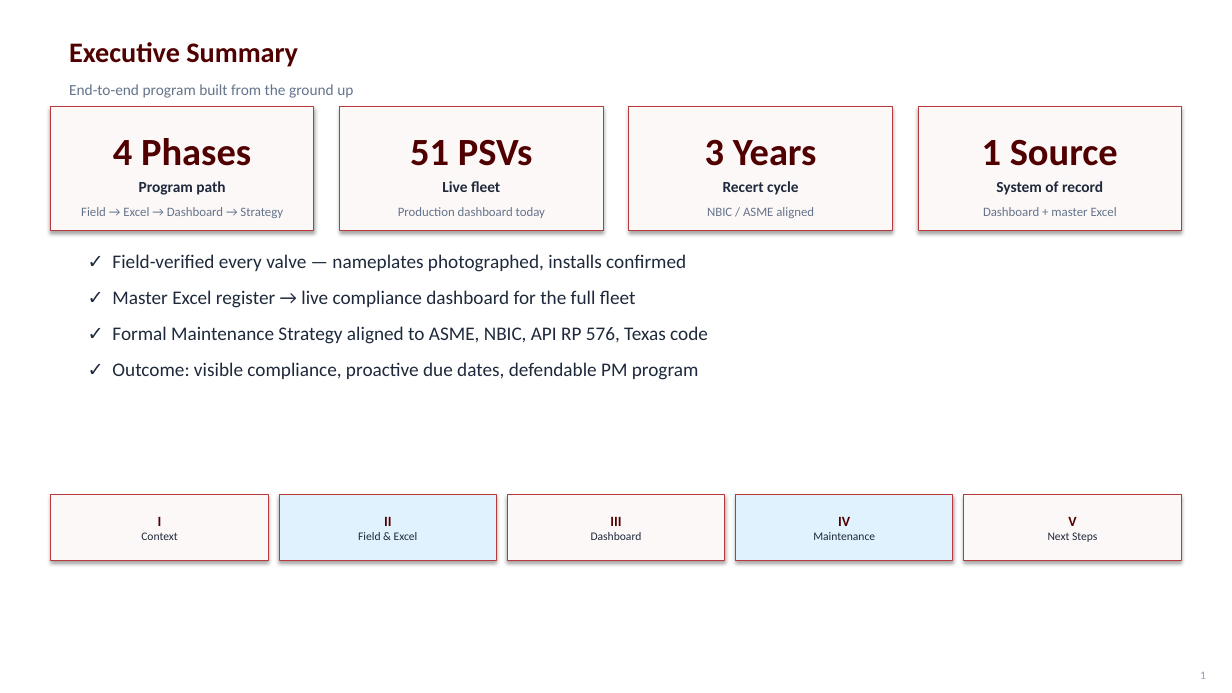
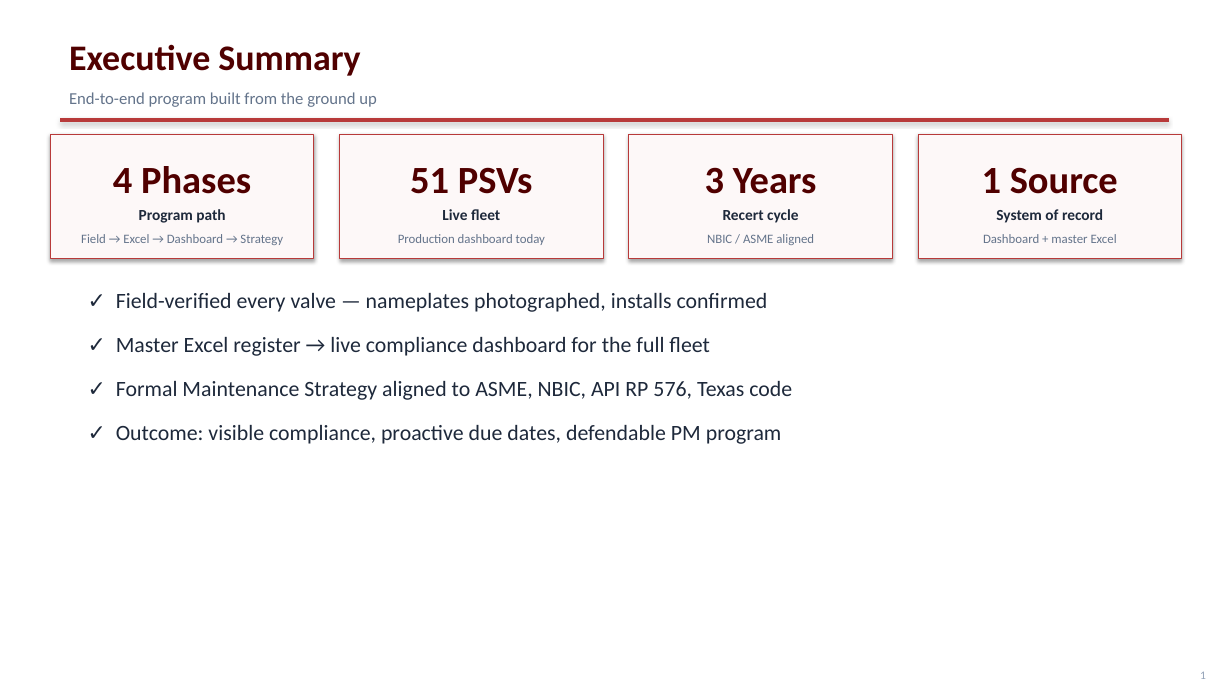
Before and after one commit to stavan12-a11y/PSV-Compliance-Tracking-Dashboard, a slide deck: slide 2 of docs/presentation/UES-Steam-Safety-Program.pptx. Drawn at 1232x693 pixels with LibreOffice and Linux fonts; fonts in the diff are those of the drawing. Boxes give left, top, right and bottom in pixels: in the first picture for what was removed or moved away, otherwise in the second. Text is boxed around its words. In the diff, an @@ line names an element or a change of style, - is before the commit and + after.

```diff
--- a/docs/presentation/UES-Steam-Safety-Program.pptx
+++ b/docs/presentation/UES-Steam-Safety-Program.pptx
@@ text "Executive Summary" at (x1=69, y1=44, x2=360, y2=76): size 22 to 28 pt @@
@@ text "End-to-end program built from the ..." moved from (x1=69, y1=84, x2=353, y2=98) to (x1=69, y1=92, x2=376, y2=107) @@
@@ text "End-to-end program built from the ..." at (x1=69, y1=92, x2=376, y2=107): size 12 to 13 pt @@
@@ rectangle added at (x1=60, y1=118, x2=1169, y2=122), fill #B83A3A @@
@@ 8 texts, 4 rectangles moved together from (x1=51, y1=106, x2=1182, y2=231) to (x1=51, y1=134, x2=1182, y2=259) @@
@@ 4 texts moved together from (x1=81, y1=207, x2=1117, y2=218) to (x1=81, y1=234, x2=1117, y2=245) @@
@@ text "✓ Field-verified every valve — ..." moved from (x1=112, y1=254, x2=708, y2=380) to (x1=116, y1=293, x2=792, y2=444) @@
@@ text "✓ Field-verified every valve — ..." at (x1=116, y1=293, x2=792, y2=444): size 15 to 17 pt; more space between paragraphs @@
@@ rectangle removed at (x1=51, y1=494, x2=268, y2=561) @@
-I
-Context
@@ rectangle removed at (x1=279, y1=494, x2=496, y2=561) @@
-II
-Field & Excel
@@ rectangle removed at (x1=507, y1=494, x2=725, y2=561) @@
-III
-Dashboard
@@ rectangle removed at (x1=736, y1=494, x2=953, y2=561) @@
-IV
-Maintenance
@@ rectangle removed at (x1=964, y1=494, x2=1181, y2=561) @@
-V
-Next Steps
```
Also in this commit, not shown: 10 other slides changed, 7 slides added, 2 other files.
